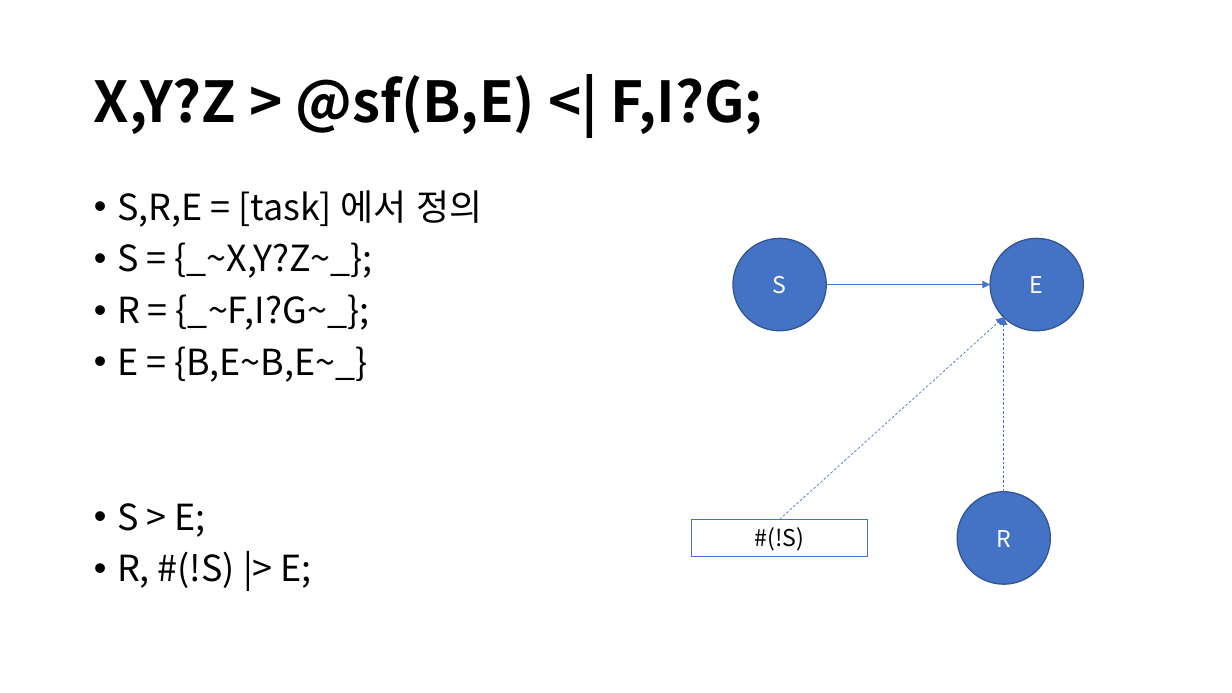
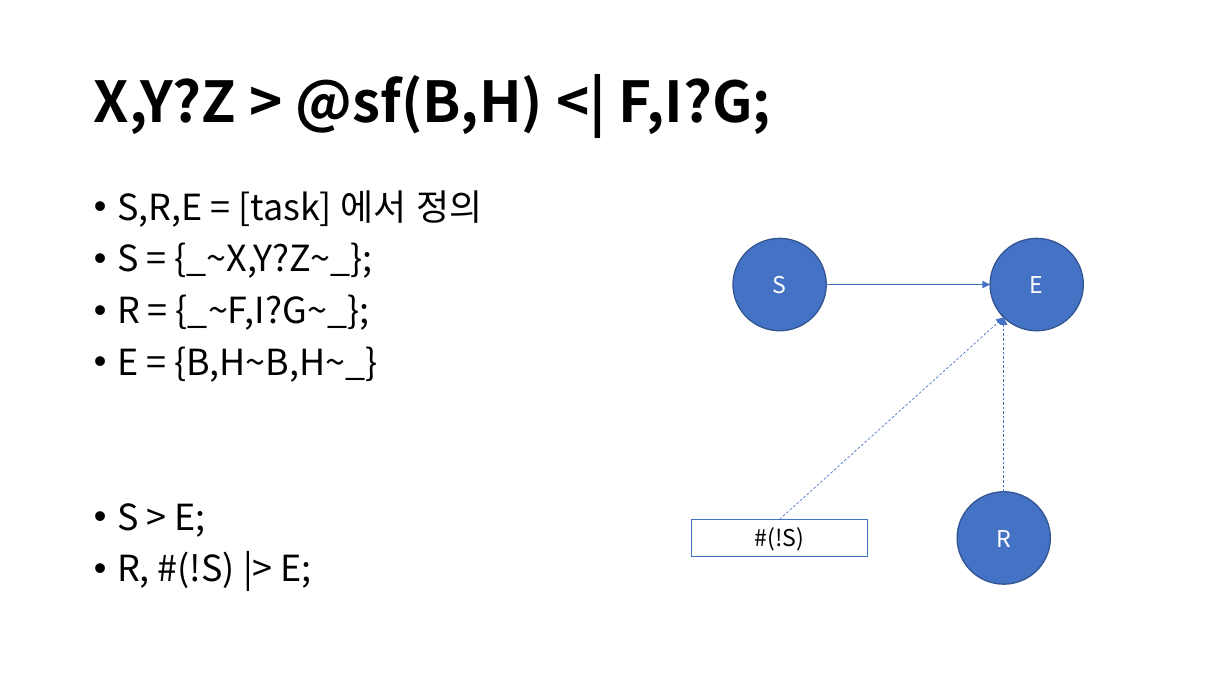
Before and after one commit to DualsoftDev/ds, a slide deck: slide 3 of Doc/PowerPoint/macro.pptx (slide 4 before the commit). Drawn at 1232x693 pixels with LibreOffice and Linux fonts; fonts in the diff are those of the drawing. Boxes give left, top, right and bottom in pixels: in the first picture for what was removed or moved away, otherwise in the second. Text is boxed around its words. In the diff, an @@ line names an element or a change of style, - is before the commit and + after.

```diff
--- a/Doc/PowerPoint/macro.pptx
+++ b/Doc/PowerPoint/macro.pptx
@@ title at (94,75,771,134): text changed @@
-X,Y?Z > @sf(B,E) <| F,I?G;
+X,Y?Z > @sf(B,H) <| F,I?G;
@@ text at (117,346,378,382): text changed @@
-• E = {B,E~B,E~_}
+• E = {B,H~B,H~_}
```
Also in this commit, not shown: 1 other slide changed, 3 slides added.
